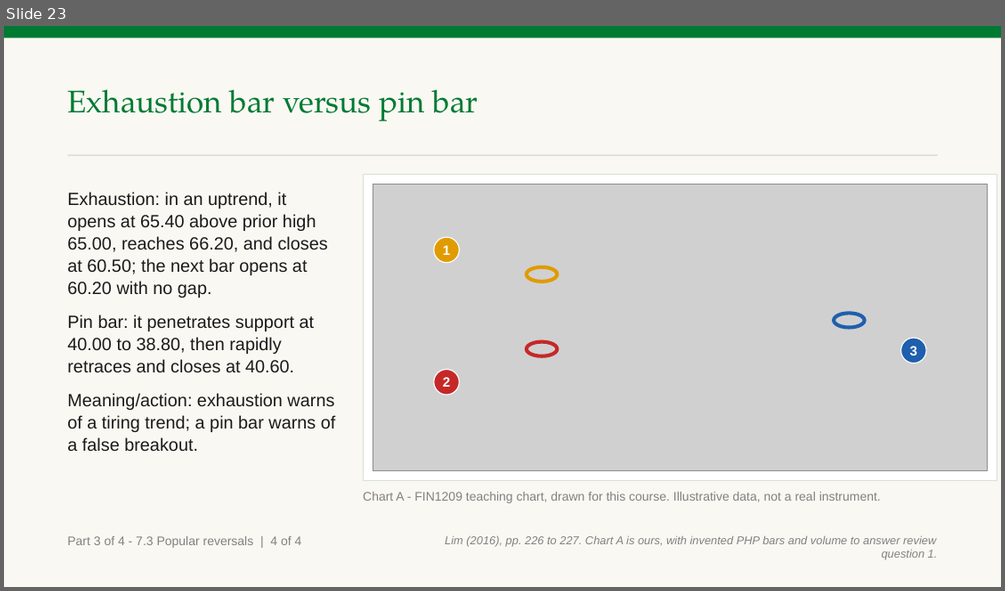
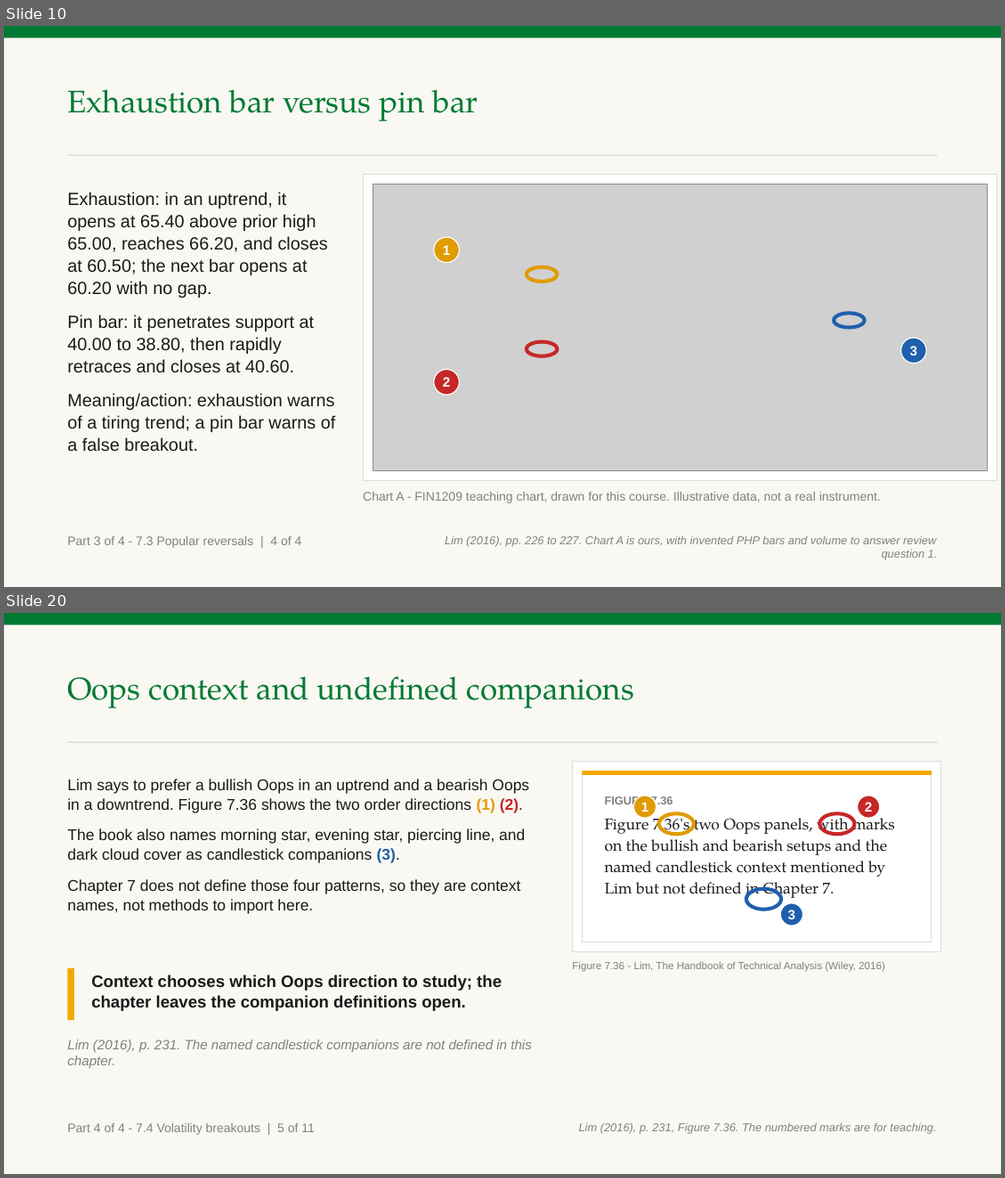
Before and after one commit to benjiesotelo-sudo/Telos_FIN1209, a slide deck: chapter-07/FIN1209-Chapter-07.pptx. Shown one above the other, each under a label of ours: slide 23 before the commit, slides 10 and 20 after it; the slides between them are not shown. The pictures are 1005x591 and 1005x1178 pixels, drawn with LibreOffice and Linux fonts; fonts in the diff are those of the drawing; grey boxes stand for pictures. Boxes give left, top, right and bottom in pixels: in the first picture for what was removed or moved away, otherwise in the second. Text is boxed around its words. In the diff, an @@ line names an element or a change of style, - is before the commit and + after.

Commit message:
Build Chapter 7 volatility breakout and review range

```diff
--- a/chapter-07/FIN1209-Chapter-07.pptx
+++ b/chapter-07/FIN1209-Chapter-07.pptx
@@ slide 20 added at box(4, 613, 1001, 1174), background #FFFFFF @@
@@ rectangle added at box(4, 613, 1001, 1174), fill #FAF8F2 @@
@@ rectangle added at box(4, 613, 1001, 625), fill #007A33 @@
@@ text added at box(67, 676, 634, 708), 30 pt, text #007A33 @@
+Oops context and undefined companions
@@ rectangle added at box(67, 742, 938, 743), fill #D7E0D9 @@
@@ rectangle added at box(573, 761, 941, 952), fill #FFFFFF, outline #D7E0D9 1 pt @@
@@ rectangle added at box(582, 771, 931, 942), fill #FFFFFF, outline #D7E0D9 1 pt @@
@@ rectangle added at box(582, 771, 931, 775), fill #F2A900 @@
@@ text added at box(67, 779, 529, 914), 15 pt, text #1A1A1A @@
+Lim says to prefer a bullish Oops in an uptrend and a bearish Oops in a downtrend. Figure 7.36 shows the two order directions (1) (2).
+The book also names morning star, evening star, piercing line, and dark cloud cover as candlestick companions (3).
+Chapter 7 does not define those four patterns, so they are context names, not methods to import here.
@@ text added at box(605, 795, 895, 900), 15 pt, text #1A1A1A @@
+FIGURE 7.36
+Figure 7.36's two Oops panels, with marks on the bullish and bearish setups and the named candlestick context mentioned by Lim but not defined in Chapter 7.
@@ ellipse added at box(633, 795, 656, 818), fill #E09B00, outline #FFFFFF 1 pt, 13 pt, text #FFFFFF, bold @@
+1
@@ ellipse added at box(858, 795, 880, 818), fill #C62828, outline #FFFFFF 1 pt, 13 pt, text #FFFFFF, bold @@
+2
@@ ellipse added at box(659, 813, 695, 834), outline #E09B00 3.5 pt @@
@@ ellipse added at box(820, 813, 855, 834), outline #C62828 3.5 pt @@
@@ ellipse added at box(746, 889, 782, 909), outline #1F5FAD 3.5 pt @@
@@ ellipse added at box(780, 903, 802, 925), fill #1F5FAD, outline #FFFFFF 1 pt, 13 pt, text #FFFFFF, bold @@
+3
@@ rectangle added at box(67, 968, 74, 1020), fill #F2A900 @@
@@ text added at box(91, 974, 502, 1011), 16 pt, text #1A1A1A, bold @@
+Context chooses which Oops direction to study; the chapter leaves the companion definitions open.
@@ text added at box(572, 961, 885, 972), 10 pt, text #818181 @@
+Figure 7.36 - Lim, The Handbook of Technical Analysis (Wiley, 2016)
@@ text added at box(67, 1039, 532, 1068), 13 pt, text #818181, italic @@
+Lim (2016), p. 231. The named candlestick companions are not defined in this chapter.
@@ text added at box(67, 1123, 315, 1135), 12 pt, text #818181 @@
+Part 4 of 4 - 7.4 Volatility breakouts | 5 of 11
@@ text added at box(579, 1123, 936, 1134), 11 pt, text #818181, italic @@
+Lim (2016), p. 231, Figure 7.36. The numbered marks are for teaching.
@@ what was slide 23 is now slide 10 @@
```
Also in this commit, not shown: 6 slides changed, 23 other slides added, 18 slides removed, 1 other file.
